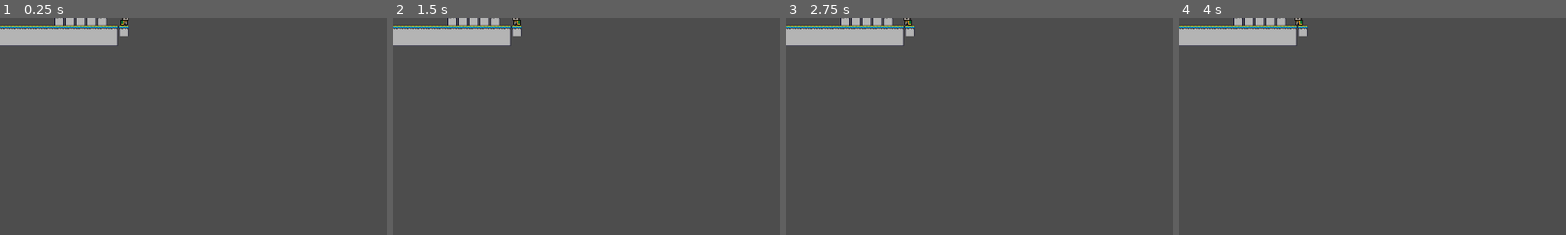
Above: before the commit, frames 1-4 (left to right).
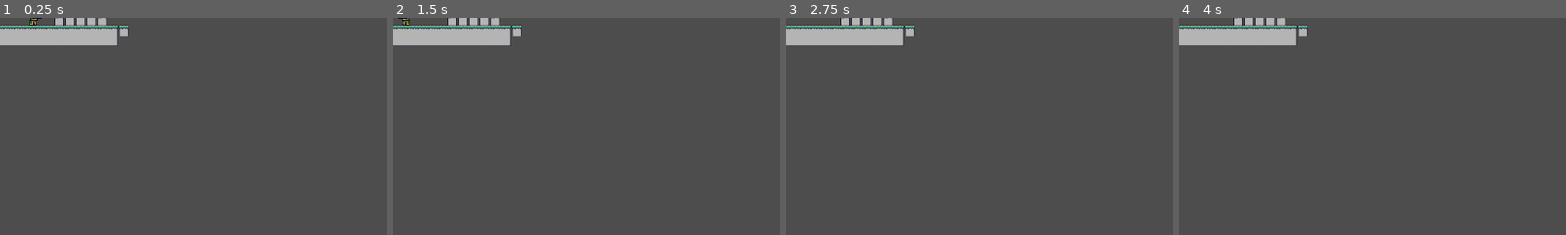
Above: after the commit, the same moments.

Repository: BridgetWidget/IT145-Project
Game: Godot game, scene res://areas.tscn
The game is run twice, just before and just after one commit, with the same random seed, the same clock (stepped at 60 frames per second) and the same inputs.
Inputs (mouse positions are % of the whole screen's width and height, from its top left):
- Up to frame 1 (0.25 s): no input
- Up to frame 2 (1.5 s): tap Enter at 0.5 s; move the mouse to (72, 45) at 0.52 s; hold D (runright) from 0.53 s (still down); click (72, 45) at 0.6 s; tap W (Jump) at 0.77 s; tap Space at 1.25 s; move the mouse to (30, 55) at 1.27 s; click (30, 55) at 1.35 s
- Up to frame 3 (2.75 s): tap W (Jump) at 1.52 s; tap Enter at 2 s; move the mouse to (60, 28) at 2.02 s; release D (runright) at 2.03 s; hold A (runleft) from 2.03 s (still down); click (60, 28) at 2.1 s
- Up to frame 4 (4 s): tap Space at 2.75 s; move the mouse to (45, 70) at 2.77 s; release A (runleft) at 2.78 s; hold D (runright) from 2.78 s (still down); click (45, 70) at 2.85 s; tap W (Jump) at 3.02, 3.77 s; tap Enter at 3.5 s; move the mouse to (80, 65) at 3.52 s; click (80, 65) at 3.6 s
The pictures show only the part of the screen within x 0-50%, y 0-50%; the shares and areas given below are measured in that part.

The runs differ from the first frame. In frame 1, 0.1% of the frame differs, in the area x 7-34%, y 0-4%; in frame 2, 0.1%; in frame 3, less than 0.1%; in frame 4, less than 0.1%.
Error after the commit: Invalid access to property or key 'global_position' on a base object of type 'Nil'. (res://EnemyGun.gd:18)

Commit message:
Working 9 to five
livin it up in the city because because it be workin

Diff:
--- a/EBullet.gd
+++ b/EBullet.gd
@@ -6,7 +6,7 @@
 var Bullet_object
 var rng = RandomNumberGenerator.new()
 var Type_of_bullet = floor(randf_range(1.0 , 3.99)) #= rng.randf_range(1, 3)
-
+var direc = 1
 
 func _ready():
 	set_as_top_level(true)
@@ -21,7 +21,7 @@
 
 
 func _physics_process(delta):
-	position += Vector2.RIGHT.rotated(rotation) * speed * delta  # Move in the correct direction
+	position += Vector2.RIGHT.rotated(rotation) * speed * delta * direc  # Move in the correct direction
 func _on_VisibilityNotifier2D_screen_exited():
 	queue_free()
 
--- a/Enemy.gd
+++ b/Enemy.gd
@@ -1,11 +1,10 @@
 extends CharacterBody2D
 
+@onready var muzzle: Marker2D = $muzzle
 var speed = 60
-
 var gravity = ProjectSettings.get_setting("physics/2d/default_gravity")
-
 var facing_right = false
-
+@onready var gun: Sprite2D = $Gun
 func _physics_process(delta):
 
 	if not is_on_floor():
@@ -13,7 +12,6 @@
 
 	if !$RayCast2D.is_colliding() && is_on_floor():
 		flip()
-
 	velocity.x = speed
 	move_and_slide()
 func flip():
@@ -22,10 +20,18 @@
 	scale.x = abs(scale.x) * -1
 	if facing_right:
 		speed = abs(speed) * -1
+		gun.Set_slippy(-1)
+		gun.florp = false
 	else:
 		speed = abs(speed)
+		gun.Set_slippy(1)#affects left to right
+		gun.florp = true
 
 
 func _on_area_2d_body_shape_entered(body_rid: RID, body: Node2D, body_shape_index: int, local_shape_index: int) -> void:
 	if body.is_in_group("tile"):
 		flip()
+
+
+func _on_timer_2_timeout() -> void:
+	pass # Replace with function body.
--- a/Enemy.tscn
+++ b/Enemy.tscn
@@ -1,7 +1,9 @@
-[gd_scene load_steps=10 format=3 uid="uid://ctw0jmexic1yl"]
+[gd_scene load_steps=12 format=3 uid="uid://ctw0jmexic1yl"]
 
 [ext_resource type="Script" uid="uid://pnbtm7gqgkk7" path="res://Enemy.gd" id="1_7m8pt"]
 [ext_resource type="Texture2D" uid="uid://0pgtmwiu7an0" path="res://knight.png" id="1_c8fvt"]
+[ext_resource type="PackedScene" uid="uid://d1x2s60dynt4b" path="res://Gun.tscn" id="3_e6d4v"]
+[ext_resource type="Script" uid="uid://cl1c5x14dsmiy" path="res://EnemyGun.gd" id="4_qp131"]
 
 [sub_resource type="AtlasTexture" id="AtlasTexture_vr316"]
 atlas = ExtResource("1_c8fvt")
@@ -68,4 +70,11 @@
 position = Vector2(4, 0.5)
 shape = SubResource("RectangleShape2D_s7bn3")
 
+[node name="Gun" parent="." instance=ExtResource("3_e6d4v")]
+script = ExtResource("4_qp131")
+
+[node name="Timer2" type="Timer" parent="Gun"]
+wait_time = 3.0
+
 [connection signal="body_shape_entered" from="Area2D" to="." method="_on_area_2d_body_shape_entered"]
+[connection signal="timeout" from="Gun/Timer2" to="Gun" method="_on_timer_2_timeout"]
--- a/EnemyGun.gd
+++ b/EnemyGun.gd
@@ -1,45 +1,34 @@
 #Christian made this
 extends Sprite2D
+@onready var timer_2: Timer = $Gun/Timer2
+@onready var player = get_tree().current_scene.get_node('Player')
+@onready var enemy_2: CharacterBody2D = $".."
+@onready var gun: Sprite2D = $"."
 
-#@onready var progress_bar_2 = $ProgressBar2
-@onready var timer_2 = $Playerfinder/Timer2
-@onready var playerfinder = $Playerfinder
-@onready var gun = $"."
-
-#var can_fire = true
+var slippy = 1
+var florp = true
+var can_fire = true
 var bullet = load("res://bulletenemy.tscn")
-#var players
-
+#var players =
 
 func _ready():
 	set_as_top_level(false)
-	#players = get_parent().find_child("player")
+func _physics_process(delta):
 
-func _physics_process(delta):
-	_aim()
-	_check_player_collision()
+	if global_position.distance_to(Game.player.global_position) < 600:
+		look_at(Game.player.global_position)
+	if can_fire:
+		var bullet_instance = bullet.instantiate()
+		if (florp == true):
+			bullet_instance.rotation = (rotation + randf_range(-0.1, 0.1)) * slippy
+			bullet_instance.direc = 1
+			bullet_instance.scale.x = 1
+		else:
+			bullet_instance.rotation = (rotation + randf_range(-0.1, 0.1)) * slippy
+			bullet_instance.direc = -1
+			bullet_instance.scale.x = -1# botoom correct top worng = -1
+		bullet_instance.global_position = $muzzle.global_position
+		self.add_child(bullet_instance)
 
-func _aim():
-	playerfinder.target_position = to_local(Game.player.position)
-	look_at(playerfinder.target_position)
-
-func _check_player_collision():
-	if playerfinder.get_collider() == player and timer_2.is_stopped():
-		timer_2.start()
-	elif playerfinder.get_collider() != player and not timer_2.is_stopped():
-		timer_2.stop()
-
-
-func _on_timer_2_timeout():
-	_shoot()
-
-#func _on_timer_timeout():
-#	progress_bar_2.value += 1
-#	if progress_bar_2.value == 60:
-#		can_fire = true
-func _shoot():
-	#if can_fire == true:
-	var bullet_instance = bullet.instantiate()
-	bullet_instance.rotation = rotation + randf_range(-0.1, 0.1)
-	bullet_instance.global_position = $muzzle.global_position
-#	can_fire == false
+func Set_slippy(slorp):
+	slippy = slorp
--- a/Gun.tscn
+++ b/Gun.tscn
@@ -11,6 +11,8 @@
 script = ExtResource("2_7c1qe")
 
 [node name="muzzle" type="Marker2D" parent="."]
+visible = false
+modulate = Color(0.219608, 0, 1, 0.988235)
 position = Vector2(26, 4)
 
 [node name="Timer" type="Timer" parent="."]
--- a/areas.tscn
+++ b/areas.tscn
@@ -101,7 +101,7 @@
 position = Vector2(64, 11)
 tile_set = SubResource("TileSet_3i8b0")
 format = 2
-layer_0/tile_data = PackedInt32Array(65530, 65536, 0, 65531, …(783 unchanged characters)… 65536, 2, 131065, 65536, 2, 7, 196608, 0)
+layer_0/tile_data = PackedInt32Array(65530, 65536, 0, 65531, …(783 unchanged characters)… 65536, 2, 131065, 65536, 2, 7, 196608, 0, -13, 196608, 0, -196615, 196608, 0, -196614, 196608, 0, -196613, 196608, 0, -196612, 196608, 0, -196611, 196608, 0)
 
 [node name="KillZone" parent="." instance=ExtResource("4_c41nv")]
 position = Vector2(2, 32)
@@ -110,7 +110,7 @@
 shape = SubResource("WorldBoundaryShape2D_i4xy2")
 
 [node name="Player" parent="." instance=ExtResource("2_ny6da")]
-position = Vector2(-111, -4)
+position = Vector2(-10, -68)
 
 [node name="Enemy2" parent="." instance=ExtResource("5_x2aji")]
-position = Vector2(170, 0)
+position = Vector2(35, -6)
--- a/bulletenemy.tscn
+++ b/bulletenemy.tscn
@@ -133,6 +133,7 @@
 size = Vector2(22, 20)
 
 [node name="bullet" type="Area2D"]
+rotation = 6.28319
 collision_layer = 3
 collision_mask = 3
 script = ExtResource("1_dnsi6")
--- a/default_bus_layout.tres
+++ b/default_bus_layout.tres
@@ -1,4 +1,4 @@
 [gd_resource type="AudioBusLayout" format=3 uid="uid://c8fksy804wbpw"]
 
 [resource]
-bus/0/volume_db = 1.85375
+bus/0/volume_db = -11.952
--- a/player.gd
+++ b/player.gd
@@ -1,6 +1,5 @@
 extends CharacterBody2D
 
-class_name player
 
 var build_mode = false
 
@@ -53,7 +52,6 @@
 	return(velocity.x)
 func Get_velocityy():
 	return(velocity.y)
-
 func _input(event):
 	if event.is_action_pressed("Jump"):
 		build_mode = true
Not shown: 1 places in bulletenemy.tscn that only renumber resources
